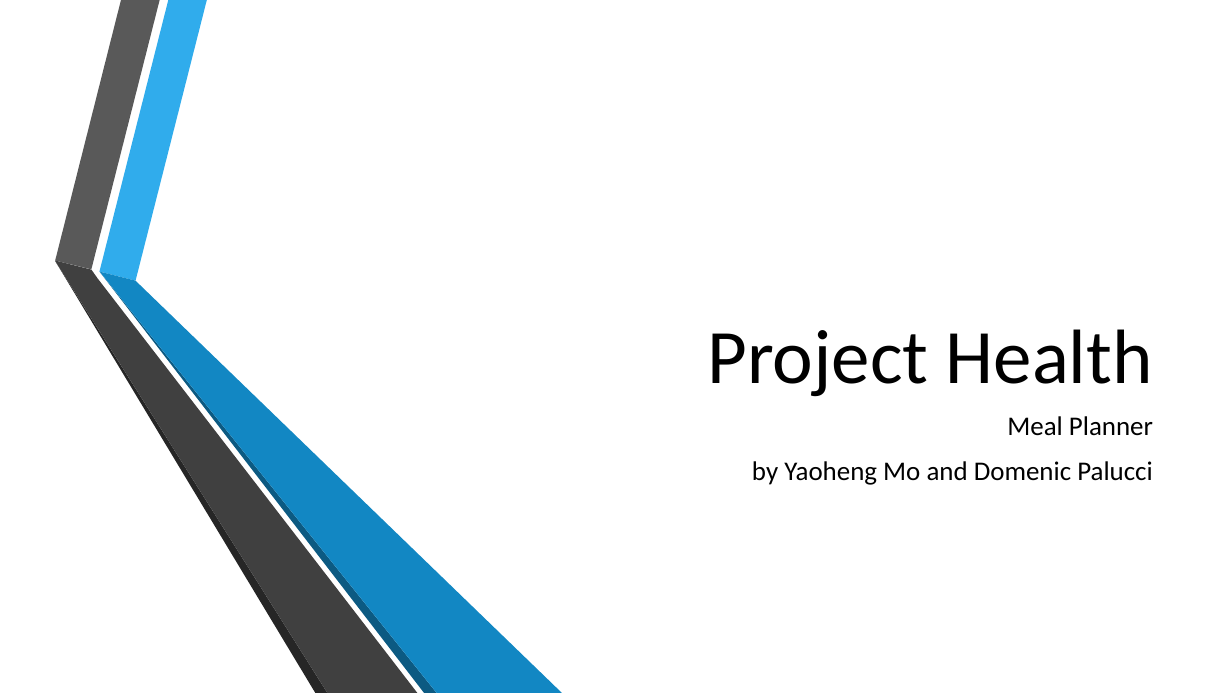
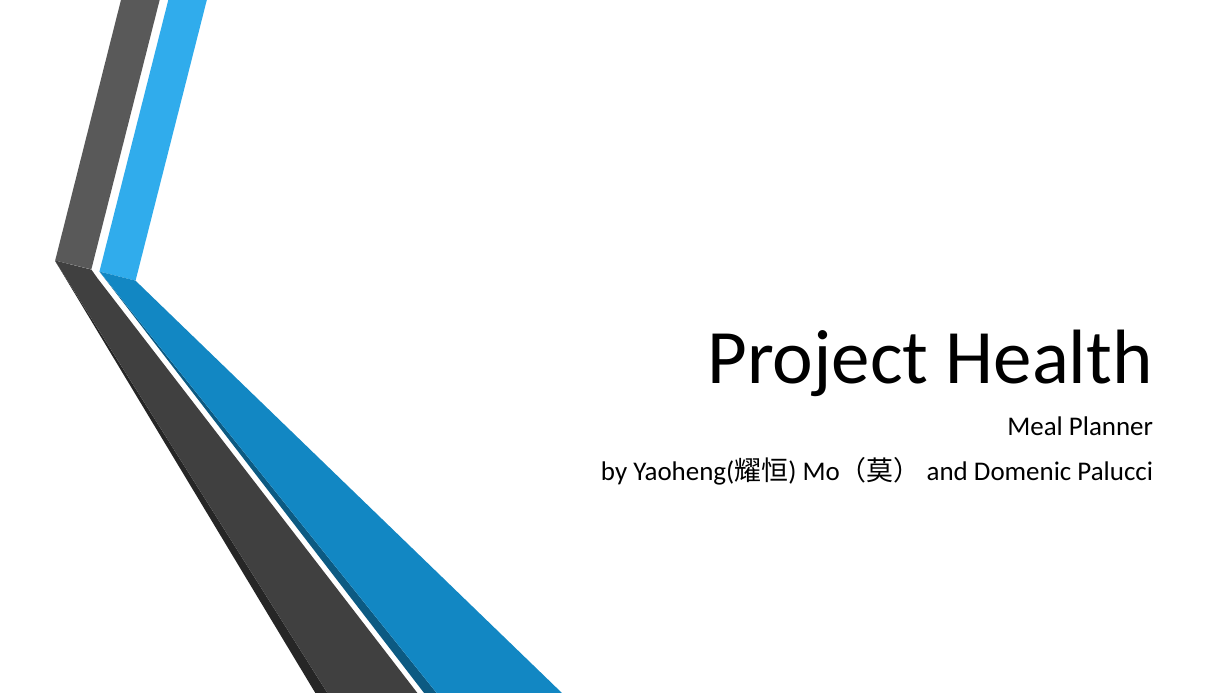
Before and after one commit to dpalucci/ProjectHealth, a slide deck: slide 1 of ProjectHealthPPT.pptx. Drawn at 1232x693 pixels with LibreOffice and Linux fonts; fonts in the diff are those of the drawing; background and template pictures are left out. Boxes give left, top, right and bottom in pixels: in the first picture for what was removed or moved away, otherwise in the second. Text is boxed around its words. In the diff, an @@ line names an element or a change of style, - is before the commit and + after.

```diff
--- a/ProjectHealthPPT.pptx
+++ b/ProjectHealthPPT.pptx
@@ subtitle at (601,458,1153,485): text changed @@
-by Yaoheng Mo and Domenic Palucci
+by Yaoheng(耀恒) Mo（莫） and Domenic Palucci
```
Also in this commit, not shown: 3 other files.
